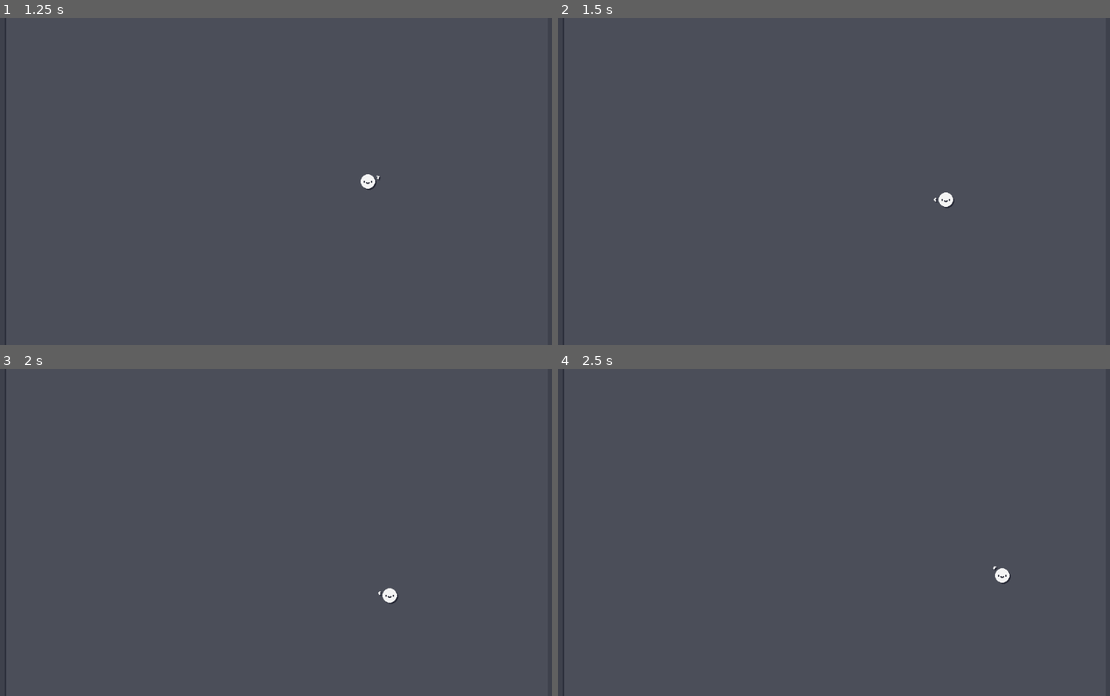
Above: before the commit, frames 1-4 (two rows, left to right).
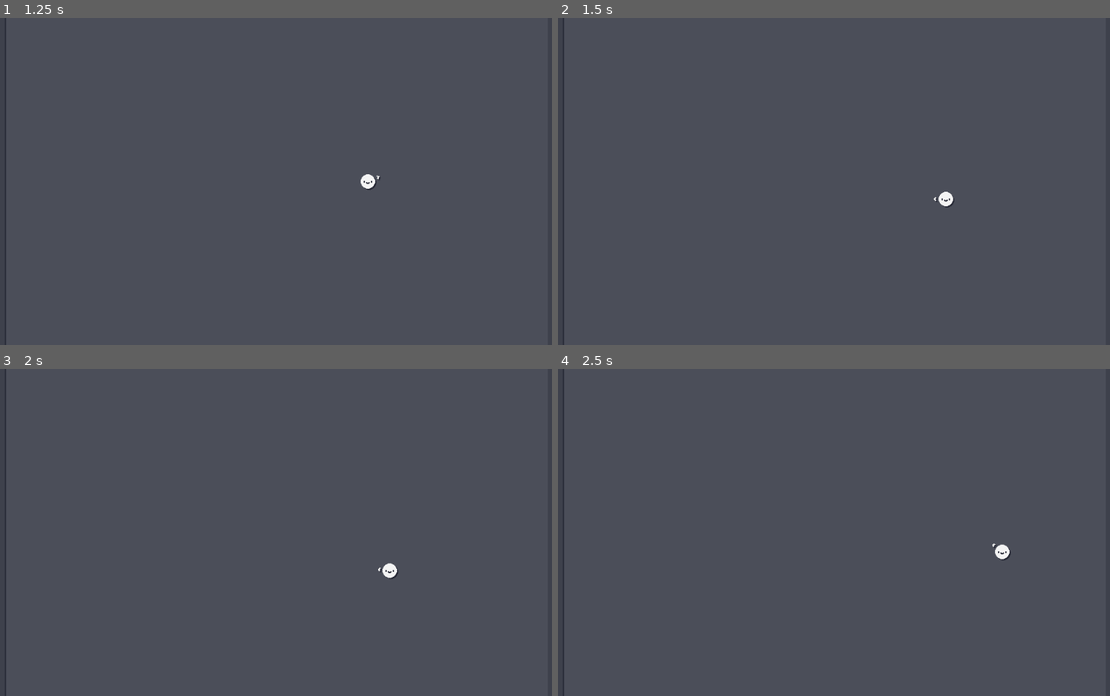
Above: after the commit, the same moments.

Repository: TheLetterIsH/Lucky-Loadout
Game: Godot game, scene res://scenes/game/game.tscn
Two runs of this game, one before a commit and one after it. Both use one fixed random seed, a clock stepped at 60 frames per second and the inputs below.
Inputs (mouse positions are in pixels of both pictures, inside the frame that each line leads up to):
- Up to frame 1 (1.25 s): tap Enter at 0.5 s; move the mouse to (402, 165) at 0.52 s; press the mouse at (402, 165) at 0.53 s; hold D (move_right) from 0.53 s (still down)
- Up to frame 2 (1.5 s): move the mouse to (718, 197) at 1.27 s; release D (move_right) at 1.28 s; release the mouse at (718, 197) at 1.28 s; hold S (move_down) from 1.28 s (still down); click (718, 197) at 1.35 s
- Up to frame 3 (2 s): keep holding S (move_down)
- Up to frame 4 (2.5 s): move the mouse to (894, 460) at 2.02 s; release S (move_down) at 2.03 s; press the mouse at (894, 460) at 2.03 s; hold D (move_right) from 2.03 s (still down)

Frame 1 is identical in both runs. In frame 2, less than 0.1% of the frame differs, in the area x 67-72%, y 53-59%; in frame 3, 0.2%; in frame 4, 0.2%, in the area x 78-82%, y 53-66%.

Commit message:
🎃 Implemented game events + basic projectile weapons

Diff:
--- a/project.godot
+++ b/project.godot
@@ -18,15 +18,15 @@
 [autoload]
 
 GameManager="*res://scenes/autoloads/game_manager.tscn"
+LoadoutManager="*res://scenes/autoloads/loadout_manager.tscn"
+GameEvents="*res://scenes/autoloads/game_events.tscn"
 
 [display]
 
 window/size/viewport_width=960
 window/size/viewport_height=540
-window/size/mode=3
-window/size/borderless=true
-window/size/window_width_override=1920
-window/size/window_height_override=1080
+window/size/window_width_override=1280
+window/size/window_height_override=720
 window/stretch/mode="viewport"
 mouse_cursor/custom_image="res://extras/cursor.png"
 mouse_cursor/custom_image_hotspot=Vector2(64, 64)
@@ -36,6 +36,11 @@
 debug_exit_game={
 "deadzone": 0.5,
 "events": [Object(InputEventKey,"resource_local_to_scene":false,"resource_name":"","device":-1,"window_id":0,"alt_press …(182 unchanged characters)…
+]
+}
+debug_switch_weapon={
+"deadzone": 0.5,
+"events": [Object(InputEventKey,"resource_local_to_scene":false,"resource_name":"","device":-1,"window_id":0,"alt_pressed":false,"shift_pressed":false,"ctrl_pressed":false,"meta_pressed":false,"pressed":false,"keycode":0,"physical_keycode":67,"key_label":0,"unicode":99,"echo":false,"script":null)
 ]
 }
 move_up={
@@ -62,6 +67,20 @@
 , Object(InputEventKey,"resource_local_to_scene":false,"resource_name":"","device":-1,"window_id":0,"alt_pressed":false,"shift_pressed":false,"ctrl_pressed":false,"meta_pressed":false,"pressed":false,"keycode":0,"physical_keycode":4194321,"key_label":0,"unicode":0,"echo":false,"script":null)
 ]
 }
+primary_action={
+"deadzone": 0.5,
+"events": [Object(InputEventMouseButton,"resource_local_to_scene":false,"resource_name":"","device":-1,"window_id":0,"alt_pressed":false,"shift_pressed":false,"ctrl_pressed":false,"meta_pressed":false,"button_mask":1,"position":Vector2(79, 6),"global_position":Vector2(83, 47),"factor":1.0,"button_index":1,"canceled":false,"pressed":true,"double_click":false,"script":null)
+]
+}
+secondary_action={
+"deadzone": 0.5,
+"events": [Object(InputEventKey,"resource_local_to_scene":false,"resource_name":"","device":-1,"window_id":0,"alt_pressed":false,"shift_pressed":false,"ctrl_pressed":false,"meta_pressed":false,"pressed":false,"keycode":0,"physical_keycode":32,"key_label":0,"unicode":32,"echo":false,"script":null)
+]
+}
+
+[layer_names]
+
+2d_physics/layer_1="environment"
 
 [rendering]
 
--- /dev/null
+++ b/resources/projectile resources/projectile_resource.gd
@@ -0,0 +1,7 @@
+extends Resource
+class_name ProjectileResource
+
+@export var origin_position: Vector2
+@export var movement_direction: Vector2
+@export var range: float
+@export var speed: float
--- /dev/null
+++ b/resources/weapon resources/weapon_resource.gd
@@ -0,0 +1,28 @@
+extends Resource
+class_name WeaponResource
+
+@export_category("Weapon Data")
+@export var id: int
+@export var identifier: String
+@export var name: String
+@export_enum("projectile", "aoe", "entity") var type: String
+@export_multiline var description: String
+@export var cost: int
+
+@export_group("Projectile")
+@export var projectile_scene: PackedScene
+@export var projectile_rate: float
+@export_range(0, 6) var projectile_accuracy_variation: float
+@export var projectile_range: float
+@export var projectile_range_variation: float
+@export var projectile_speed: float
+@export var projectile_min_damage: float
+@export var projectile_max_damage: float
+@export_enum("single", "burst", "automatic") var projectile_mode: String
+@export var projectile_is_multishot: bool
+@export_range(0, 180) var projectile_spread: float
+@export var projectile_number_of_shots: int
+
+@export_group("AOE")
+@export var aoe_scene: PackedScene
+@export var aoe_range: float
--- a/resources/weapons/weapon.gd
+++ /dev/null
@@ -1,15 +0,0 @@
-extends Resource
-class_name Weapon
-
-@export_group("Information")
-@export var id: int
-@export var name: String
-@export var description: String
-
-@export_group("Parameters")
-@export var rate: float
-@export var accuracy: float
-@export var min_range: float
-@export var max_range: float
-@export var speed: float
-@export var damage: float
--- /dev/null
+++ b/resources/weapons/weapon_none.tres
@@ -0,0 +1,24 @@
+[gd_resource type="Resource" script_class="WeaponResource" load_steps=2 format=3 uid="uid://dvqgjw1h34apt"]
+
+[ext_resource type="Script" path="res://resources/weapon resources/weapon_resource.gd" id="1_y4xxj"]
+
+[resource]
+script = ExtResource("1_y4xxj")
+id = 0
+identifier = "weapon_none"
+name = "None"
+type = ""
+description = "No weapon. Just these hands."
+cost = 0
+projectile_rate = 2.0
+projectile_accuracy_variation = 5.0
+projectile_range = 256.0
+projectile_range_variation = 3.0
+projectile_speed = 0.0
+projectile_min_damage = 0.0
+projectile_max_damage = 0.0
+projectile_mode = ""
+projectile_is_multishot = false
+projectile_spread = 0.0
+projectile_number_of_shots = 0
+aoe_range = 0.0
--- a/resources/weapons/weapon_sword.tres
+++ /dev/null
@@ -1,15 +0,0 @@
-[gd_resource type="Resource" script_class="Weapon" load_steps=2 format=3 uid="uid://cffv6djcnliar"]
-
-[ext_resource type="Script" path="res://resources/weapons/weapon.gd" id="1_2onuj"]
-
-[resource]
-script = ExtResource("1_2onuj")
-id = 1
-name = "Sword"
-description = "The classic melee weapon."
-rate = 1.0
-accuracy = 1.0
-min_range = 3.0
-max_range = 5.0
-speed = 3.0
-damage = 10.0
--- /dev/null
+++ b/scenes/autoloads/game_events.gd
@@ -0,0 +1,12 @@
+extends Node
+
+signal primary_action_pressed
+signal weapon_switched
+
+
+func fire_primary_action_pressed():
+	primary_action_pressed.emit()
+
+
+func fire_weapon_switched():
+	weapon_switched.emit()
--- /dev/null
+++ b/scenes/autoloads/game_events.tscn
@@ -0,0 +1,6 @@
+[gd_scene load_steps=2 format=3 uid="uid://bkqnpm6e6wg6c"]
+
+[ext_resource type="Script" path="res://scenes/autoloads/game_events.gd" id="1_qnch1"]
+
+[node name="GameEvents" type="Node"]
+script = ExtResource("1_qnch1")
--- a/scenes/autoloads/game_manager.gd
+++ b/scenes/autoloads/game_manager.gd
@@ -6,3 +6,8 @@
 func _process(delta):
 	if debug_mode and Input.is_action_just_pressed("debug_exit_game"):
 		get_tree().quit()
+
+
+func get_player():
+	print_rich("getting [color=green]player[/color] from scene: [color=orange]" + get_tree().current_scene.to_string() + "[/color]")
+	return get_tree().get_first_node_in_group("player")
--- /dev/null
+++ b/scenes/autoloads/loadout_manager.gd
@@ -0,0 +1,26 @@
+# Script: LoadoutManager (Autoload)
+# Job:
+# - Keeps track of the current loadout at all times in the game.
+# - Possibly keeps track of all the weapons in the game at all times.
+
+extends Node
+
+@export var all_weapons: Array[WeaponResource]
+@export var current_loadout: Array[WeaponResource]
+
+
+func _ready():
+	pass
+
+
+func _process(delta):
+	if current_loadout.size() <= 6:
+		pass
+
+
+func get_random_weapon_from_loadout():
+	if current_loadout == null or current_loadout.size() == 0:
+		return
+
+	var current_weapon = current_loadout.pick_random() as WeaponResource
+	return current_weapon
--- /dev/null
+++ b/scenes/autoloads/loadout_manager.tscn
@@ -0,0 +1,6 @@
+[gd_scene load_steps=2 format=3 uid="uid://kbwbv5wuncqr"]
+
+[ext_resource type="Script" path="res://scenes/autoloads/loadout_manager.gd" id="1_jiscf"]
+
+[node name="LoadoutManager" type="Node"]
+script = ExtResource("1_jiscf")
--- a/scenes/game objects/player/player.gd
+++ b/scenes/game objects/player/player.gd
@@ -1,3 +1,7 @@
+# Script: Player
+# Job:
+# - Handles the movement of the player character in the game.
+
 extends CharacterBody2D
 
 @export_category("Player")
--- a/scenes/game objects/player/player.tscn
+++ b/scenes/game objects/player/player.tscn
@@ -3,15 +3,16 @@
 [ext_resource type="Texture2D" uid="uid://fd1ac06ukn6s" path="res://scenes/game objects/player/player.png" id="1_bpesu"]
 [ext_resource type="Script" path="res://scenes/game objects/player/player.gd" id="1_ixtxv"]
 [ext_resource type="Texture2D" uid="uid://chy0531x83fk3" path="res://scenes/game objects/player/aim_indicator.png" id="3_pa1a3"]
-[ext_resource type="PackedScene" uid="uid://dvqehbyjo6cpv" path="res://scenes/game objects/weapons/weapon.tscn" id="4_2niw7"]
+[ext_resource type="PackedScene" uid="uid://pirjhna343g0" path="res://scenes/game objects/weapons/weapon.tscn" id="5_bf72o"]
 
 [sub_resource type="CircleShape2D" id="CircleShape2D_w48ig"]
-radius = 11.0
 
-[node name="Player" type="CharacterBody2D"]
+[node name="Player" type="CharacterBody2D" groups=["player"]]
 collision_layer = 0
 motion_mode = 1
 script = ExtResource("1_ixtxv")
+
+[node name="Weapon" parent="." groups=["weapon"] instance=ExtResource("5_bf72o")]
 
 [node name="Camera2D" type="Camera2D" parent="."]
 process_callback = 0
@@ -20,7 +21,7 @@
 limit_right = 960
 limit_bottom = 960
 position_smoothing_enabled = true
-position_smoothing_speed = 2.0
+position_smoothing_speed = 6.0
 drag_horizontal_enabled = true
 drag_vertical_enabled = true
 drag_left_margin = 0.1
@@ -32,12 +33,11 @@
 texture = ExtResource("1_bpesu")
 
 [node name="Pivot" type="Node2D" parent="."]
+unique_name_in_owner = true
 
 [node name="AimIndicator" type="Sprite2D" parent="Pivot"]
 texture = ExtResource("3_pa1a3")
 offset = Vector2(18, 0)
 
-[node name="Weapon" parent="Pivot" instance=ExtResource("4_2niw7")]
-
 [node name="CollisionShape2D" type="CollisionShape2D" parent="."]
 shape = SubResource("CircleShape2D_w48ig")
--- /dev/null
+++ b/scenes/game objects/projectiles/projectile basic melee/projectile_basic_melee.gd
@@ -0,0 +1,3 @@
+extends Node2D
+
+@export var projectile_resource: ProjectileResource
--- /dev/null
+++ b/scenes/game objects/projectiles/projectile basic melee/projectile_basic_melee.tscn
@@ -0,0 +1,19 @@
+[gd_scene load_steps=5 format=3 uid="uid://blihsyx0bn8op"]
+
+[ext_resource type="Texture2D" uid="uid://bl4qnk38wh4xa" path="res://scenes/game objects/projectiles/projectile basic melee/projectile_basic_melee.png" id="1_4pyc7"]
+[ext_resource type="Script" path="res://scenes/game objects/projectiles/projectile basic melee/projectile_basic_melee.gd" id="1_ek7g5"]
+[ext_resource type="Script" path="res://resources/projectile resources/projectile_resource.gd" id="2_orpku"]
+
+[sub_resource type="Resource" id="Resource_tm332"]
+script = ExtResource("2_orpku")
+origin_position = Vector2(0, 0)
+movement_direction = Vector2(0, 0)
+range = 0.0
+speed = 0.0
+
+[node name="ProjectileBasicMelee" type="Node2D"]
+script = ExtResource("1_ek7g5")
+projectile_resource = SubResource("Resource_tm332")
+
+[node name="Sprite2D" type="Sprite2D" parent="."]
+texture = ExtResource("1_4pyc7")
--- /dev/null
+++ b/scenes/game objects/weapons/weapon.gd
@@ -0,0 +1,84 @@
+# Script: Weapon
+# Job:
+# - Handles the spawning of projectiles, aoes or even other entities.
+# - It has a base signal called primary_action_pressed that is fired when the player presses the primary action.
+# - Handles switching of weapons every 7 seconds.
+
+extends Node2D
+class_name Weapon
+
+@export var current_weapon: WeaponResource
+@export var can_use_primary_action: bool
+
+var last_time_recorded: int
+
+@onready var timer = $Timer
+
+
+func _ready():
+	print("ready")
+	# Connecting signals
+	GameEvents.primary_action_pressed.connect(on_primary_action_pressed)
+	timer.timeout.connect(on_timer_timeout)
+	# Debug -----------
+	current_weapon = preload("res://resources/weapons/weapon_none.tres")
+	# -----------------
+	#current_weapon = LoadoutManager.get_random_weapon_from_loadout() as WeaponResource
+	intialize_weapon()
+
+
+func _process(delta):
+	if Input.is_action_pressed("primary_action"):
+		GameEvents.fire_primary_action_pressed()
+
+
+func on_primary_action_pressed():
+	# FOR PROJECTILE
+	# Check if can shoot and then shoot
+	if can_use_primary_action:
+		can_use_primary_action = false
+		timer.start()
+
+		# Calculate the shoot direction
+		var mouse_current_position: Vector2 = get_global_mouse_position()
+		var weapon_current_position: Vector2 = self.global_position
+		var shoot_direction: Vector2 = weapon_current_position.direction_to(mouse_current_position)
+
+		# Apply accuracy variation
+		var accuracy_variation_radians = deg_to_rad(current_weapon.projectile_accuracy_variation)
+		var random_accuracy_variation = randf_range(-accuracy_variation_radians, accuracy_variation_radians)
+		shoot_direction = shoot_direction.rotated(random_accuracy_variation)
+
+		# Calculate the range of the projectile
+		var projectile_range = current_weapon.projectile_range + randf_range(-current_weapon.projectile_range_variation, current_weapon.projectile_range_variation)
+
+		# Spawn a projectile with it's: origin position, direction, and a range
+		spawn_projectile(weapon_current_position, shoot_direction, projectile_range, current_weapon.projectile_speed)
+	# END
+
+
+func spawn_projectile(position: Vector2, direction: Vector2, range: float, speed: float):
+	pass
+
+
+func on_timer_timeout():
+	# FOR PROJECTILE
+	# When timer runs out of time, can shoot is set to true
+	can_use_primary_action = true
+	# END
+
+
+func switch_weapon():
+	# TODO add effects, fire signals
+	GameEvents.fire_weapon_switched()
+	var current_weapon = LoadoutManager.get_random_weapon_from_loadout()
+
+
+func intialize_weapon():
+	# FOR PROJECTILE
+	# Set weapon's timer to be 1 / rate
+	if current_weapon.projectile_rate == 0:
+		return
+	timer.wait_time = 1 / current_weapon.projectile_rate
+	print(timer.wait_time)
+	# END
--- a/scenes/game objects/weapons/weapon.tscn
+++ b/scenes/game objects/weapons/weapon.tscn
@@ -1,3 +1,9 @@
-[gd_scene format=3 uid="uid://dvqehbyjo6cpv"]
+[gd_scene load_steps=2 format=3 uid="uid://pirjhna343g0"]
+
+[ext_resource type="Script" path="res://scenes/game objects/weapons/weapon.gd" id="1_2hmxn"]
 
 [node name="Weapon" type="Node2D"]
+script = ExtResource("1_2hmxn")
+
+[node name="Timer" type="Timer" parent="."]
+autostart = true
Binary file changed: extras/cursor.png
Binary file added: scenes/game objects/projectiles/projectile basic melee/projectile_basic_melee.png
Not shown, added: scenes/game objects/projectiles/projectile basic melee/projectile_basic_melee.png.import
Binary file added: scenes/game objects/projectiles/projectile small melee/projectile_small_melee.png
Not shown, added: scenes/game objects/projectiles/projectile small melee/projectile_small_melee.png.import
